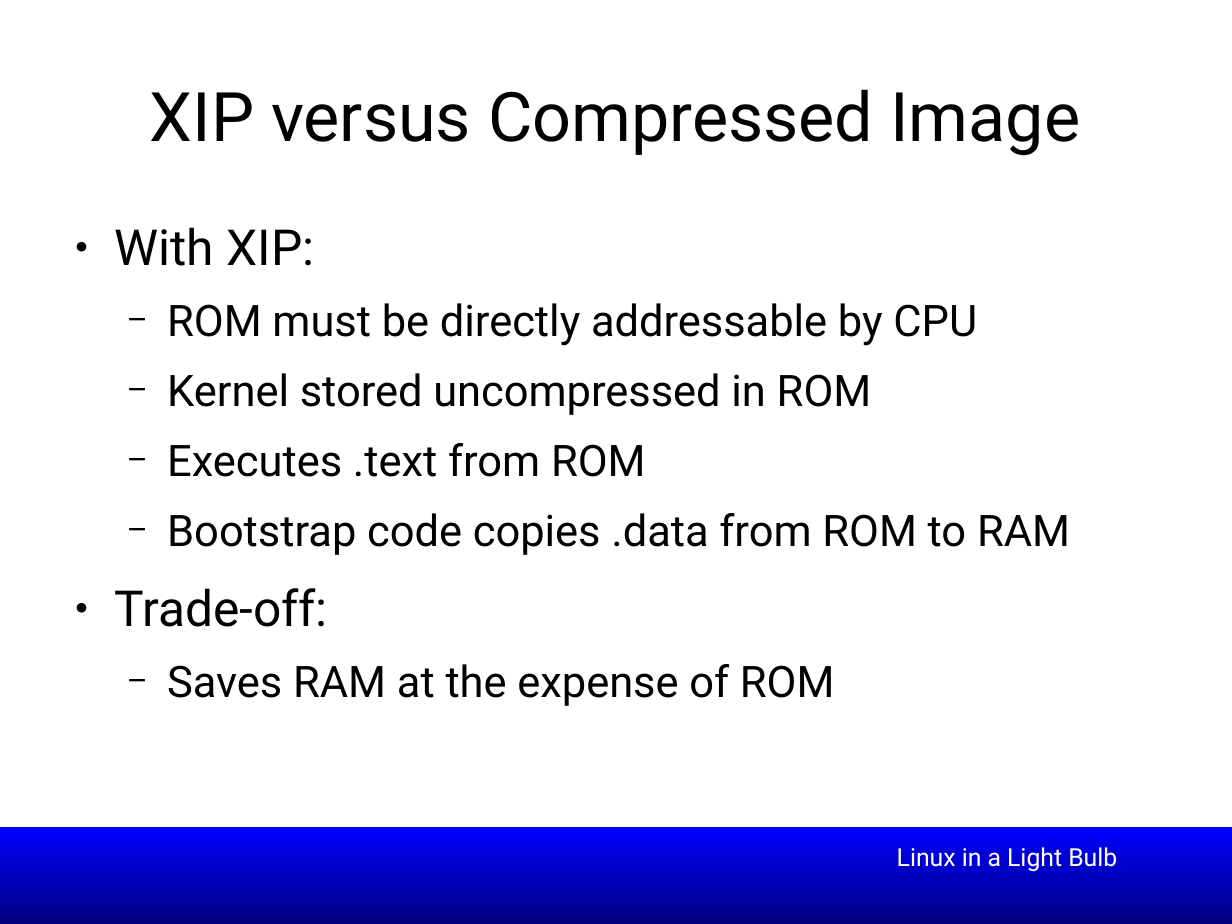
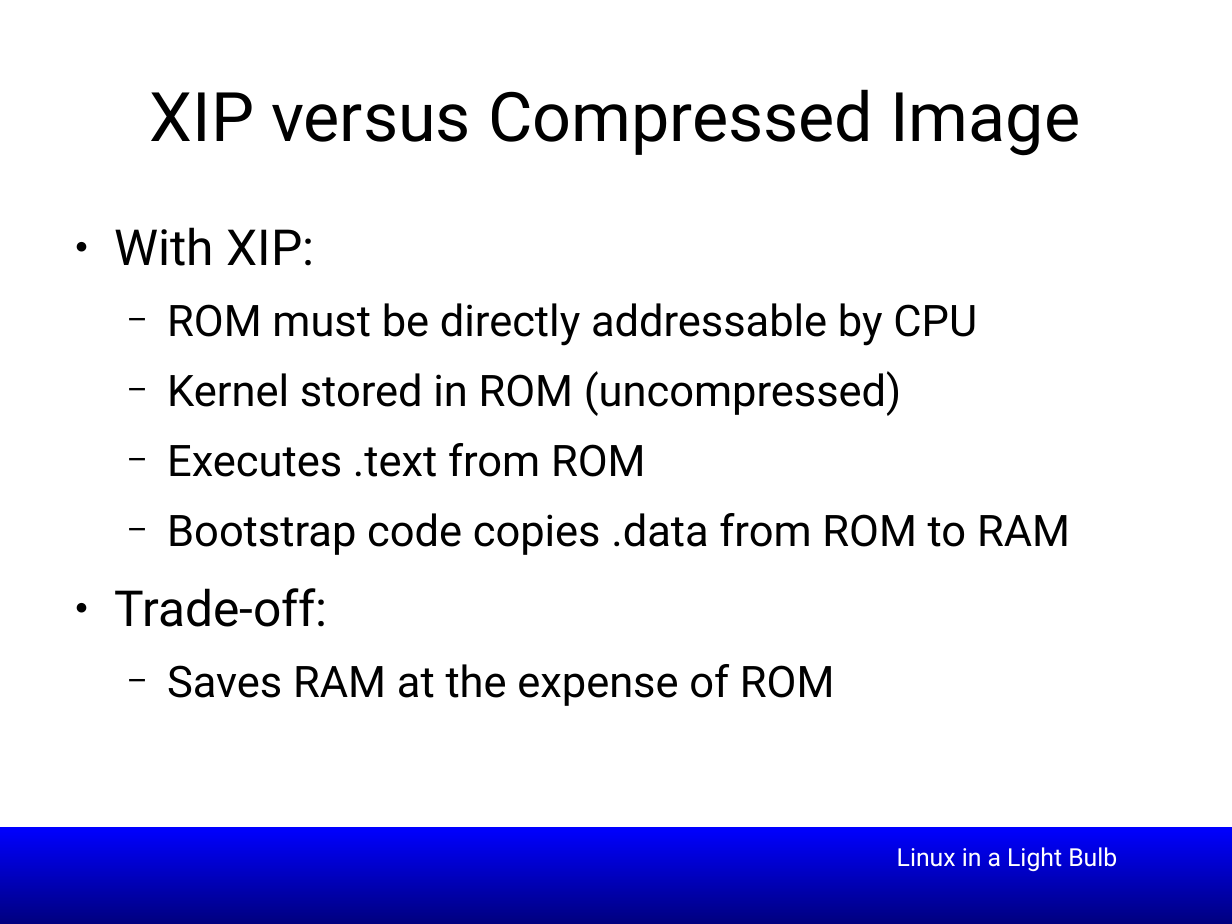
Before and after one commit to smipi1/elce2015, a slide deck: slide 8 of presentations/Linux_In_a_Lightbulb-Where_are_we_on_tinification-ELCE2015.odp (slide 6 before the commit). Drawn at 1232x924 pixels with LibreOffice and Linux fonts; fonts in the diff are those of the drawing; background and template pictures are left out. Boxes give left, top, right and bottom in pixels: in the first picture for what was removed or moved away, otherwise in the second. Text is boxed around its words. In the diff, an @@ line names an element or a change of style, - is before the commit and + after.

Commit message:
presentation: WIP

```diff
--- a/presentations/Linux_In_a_Lightbulb-Where_are_we_on_tinification-ELCE2015.odp
+++ b/presentations/Linux_In_a_Lightbulb-Where_are_we_on_tinification-ELCE2015.odp
@@ text at [167, 371, 901, 416]: text changed @@
-  − Kernel stored uncompressed in ROM
+  − Kernel stored in ROM (uncompressed)
```
Also in this commit, not shown: 3 other slides changed, 1 slide added.
